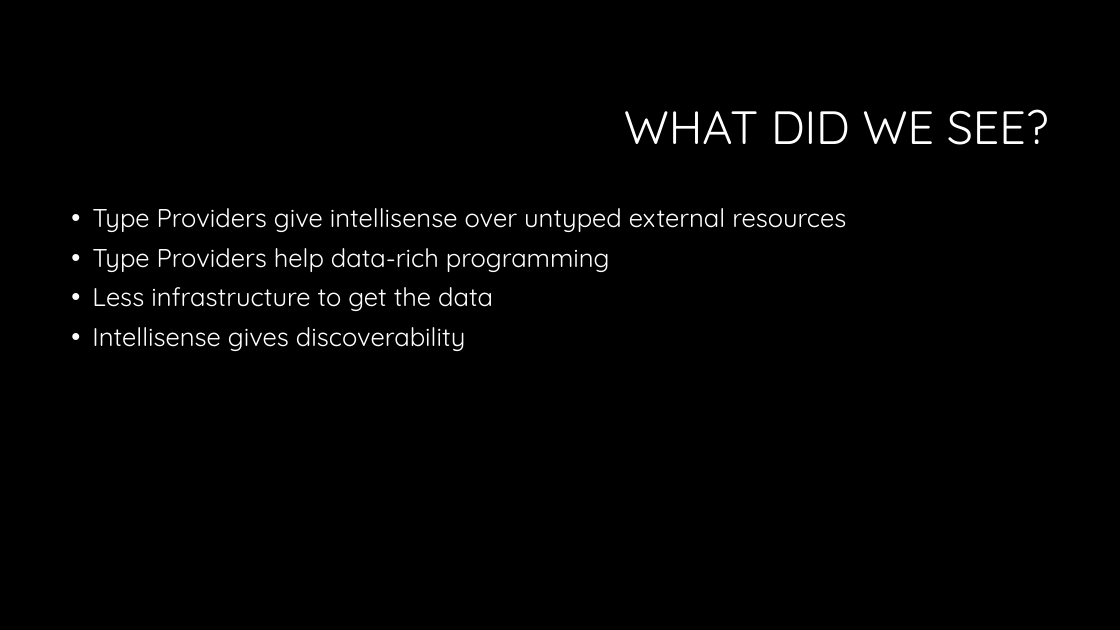
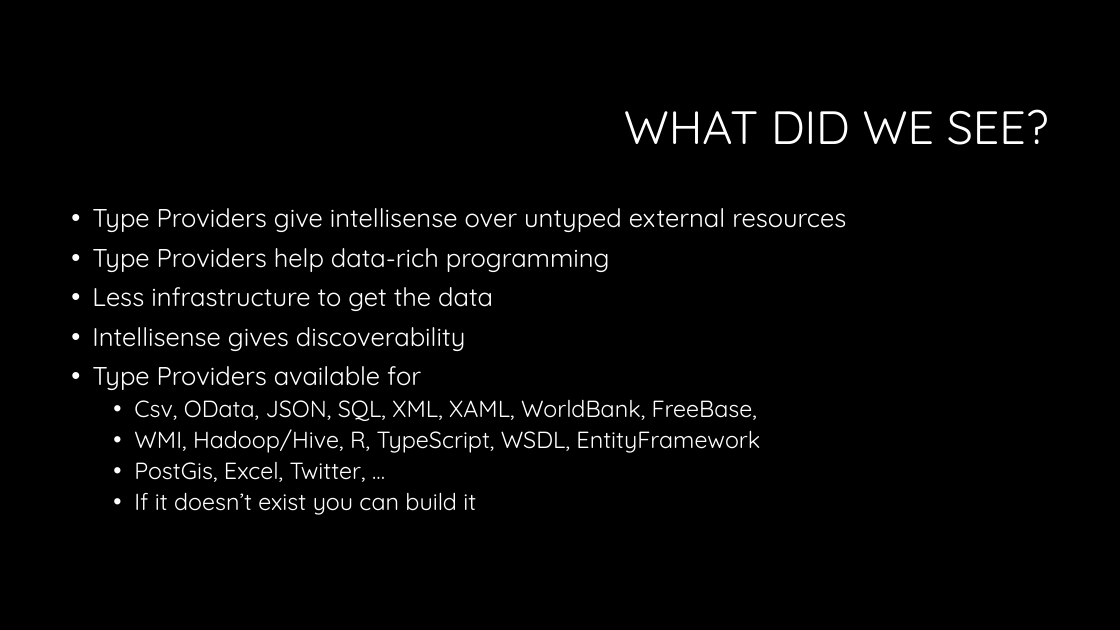
Before and after one commit to dathayer23/FSharpPresentations, a slide deck: slide 19 of Presentation1/slides/An Intro to FSharp For CSharp Programmers.pptx. Drawn at 1120x630 pixels with LibreOffice and Linux fonts; fonts in the diff are those of the drawing; background and template pictures are left out. Boxes give left, top, right and bottom in pixels: in the first picture for what was removed or moved away, otherwise in the second. Text is boxed around its words. In the diff, an @@ line names an element or a change of style, - is before the commit and + after.

Commit message:
Changes to text of presentation

```diff
--- a/Presentation1/slides/An Intro to FSharp For CSharp Programmers.pptx
+++ b/Presentation1/slides/An Intro to FSharp For CSharp Programmers.pptx
@@ text at box(92, 366, 760, 515): paragraphs added @@
+• Type Providers available for
+  • Csv, OData, JSON, SQL, XML, XAML, WorldBank, FreeBase,
+  • WMI, Hadoop/Hive, R, TypeScript, WSDL, EntityFramework
+  • PostGis, Excel, Twitter, …
+  • If it doesn’t exist you can build it
```
Also in this commit, not shown: 3 other slides changed.
